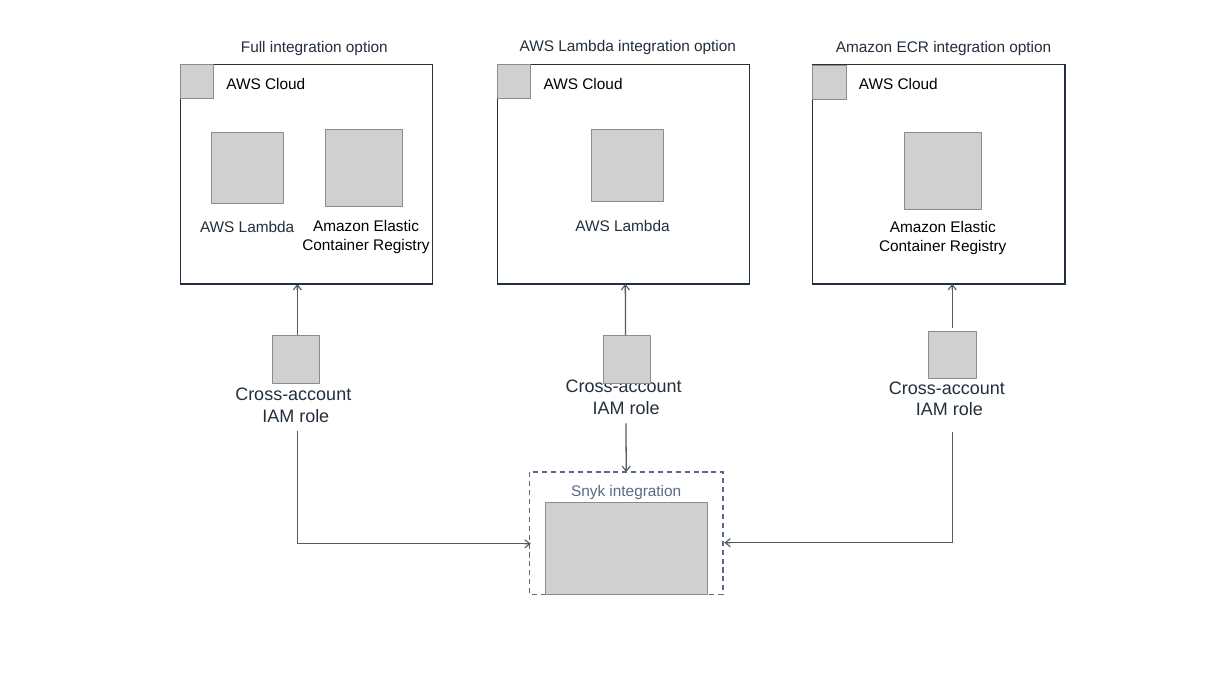
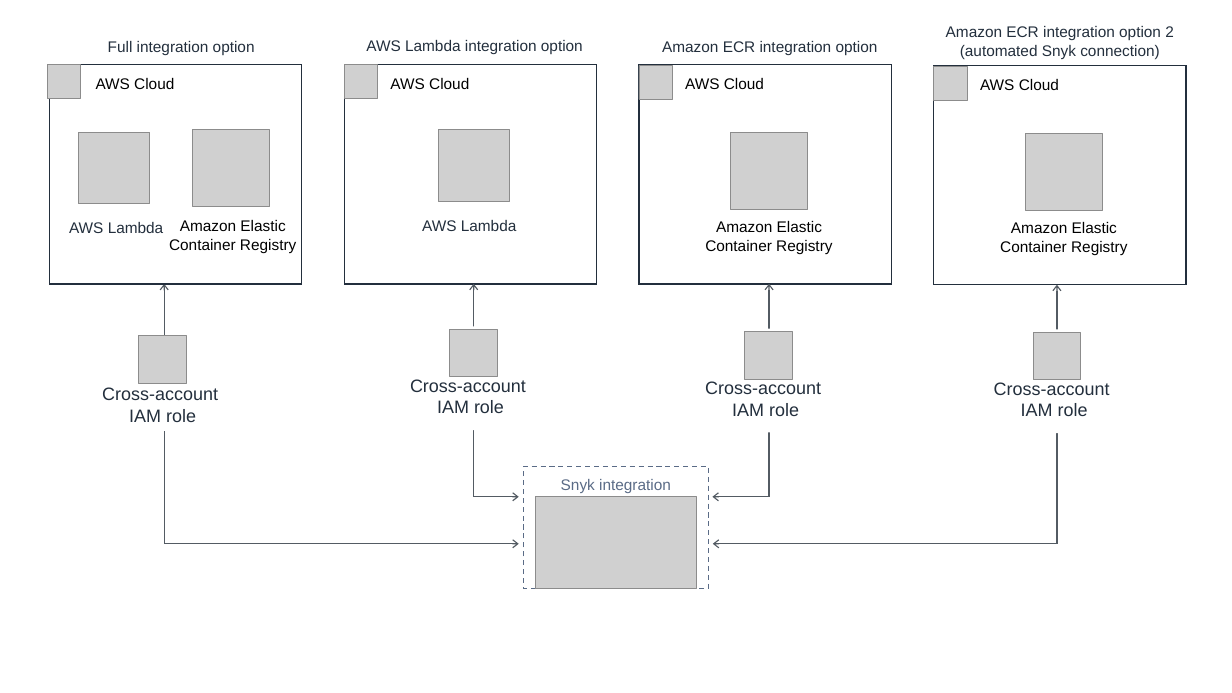
Before and after one commit to aws-quickstart/quickstart-snyk-security, a slide deck: slide 1 of docs/images/snyk-security-architecture-diagram.pptx. Drawn at 1232x693 pixels with LibreOffice and Linux fonts; fonts in the diff are those of the drawing; grey boxes stand for pictures. Boxes give left, top, right and bottom in pixels: in the first picture for what was removed or moved away, otherwise in the second. Text is boxed around its words. In the diff, an @@ line names an element or a change of style, - is before the commit and + after.

Commit message:
Update architecture diagram with new option.

```diff
--- a/docs/images/snyk-security-architecture-diagram.pptx
+++ b/docs/images/snyk-security-architecture-diagram.pptx
@@ text added at (946, 26, 1174, 59), 12 pt, text #232F3D @@
+Amazon ECR integration option 2 (automated Snyk connection)
@@ 4 pictures, 3 texts: place and size @@
-4 pictures, 3 texts at (180, 41, 429, 422)
+4 pictures, 3 texts at (47, 41, 296, 422)
@@ 2 pictures, 2 texts, 1 rectangle: place and size @@
-2 pictures, 2 texts, 1 rectangle at (813, 41, 1066, 284)
+2 pictures, 2 texts, 1 rectangle at (640, 41, 892, 284)
@@ rectangle "AWS Cloud": place and size @@
-rectangle "AWS Cloud" at (180, 65, 433, 284)
+rectangle "AWS Cloud" at (49, 65, 301, 284)
@@ picture: place and size @@
-picture at (497, 65, 531, 98)
+picture at (345, 65, 378, 98)
@@ rectangle "AWS Cloud": place and size @@
-rectangle "AWS Cloud" at (497, 65, 750, 284)
+rectangle "AWS Cloud" at (345, 65, 597, 284)
@@ rectangle added at (934, 66, 1187, 285), outline #232F3D 1 pt, 12 pt, text #000000 @@
+AWS Cloud
@@ picture added at (934, 67, 968, 100) @@
@@ picture added at (1026, 133, 1103, 210) @@
@@ text "AWS Lambda": place and size @@
-text "AWS Lambda" at (200, 221, 295, 232)
+text "AWS Lambda" at (69, 222, 164, 233)
@@ text added at (1000, 222, 1127, 255), 12 pt, text #000000 @@
+Amazon Elastic
+Container Registry
@@ freeform shape: place and size @@
-freeform shape at (298, 284, 531, 543)
+freeform shape at (165, 284, 519, 543)
@@ freeform shape added at (474, 284, 519, 496), outline #535B63 1 pt @@
@@ double arrow removed from (627, 472) to (626, 284) @@
@@ freeform shape: place and size @@
-freeform shape at (725, 284, 953, 543)
+freeform shape at (713, 284, 769, 496)
@@ freeform shape added at (713, 285, 1056, 543), outline #535B63 1 pt @@
@@ rectangle added at (470, 326, 534, 430), fill #FFFFFF @@
@@ 1 picture, 1 text, 1 rectangle: place and size @@
-1 picture, 1 text, 1 rectangle at (889, 328, 1014, 432)
+1 picture, 1 text, 1 rectangle at (705, 329, 830, 433)
@@ rectangle added at (1055, 329, 1118, 433), fill #FFFFFF @@
@@ picture: place and size @@
-picture at (604, 335, 651, 383)
+picture at (450, 330, 497, 377)
@@ picture added at (1033, 333, 1080, 380) @@
@@ rectangle added at (1055, 335, 1118, 438), fill #FFFFFF @@
@@ 3 texts, 1 picture, 1 rectangle: place and size @@
-3 texts, 1 picture, 1 rectangle at (520, 40, 736, 432)
+3 texts, 1 picture, 1 rectangle at (366, 40, 583, 432)
@@ text added at (994, 382, 1110, 416), 14 pt, text #232F3D @@
+Cross-account
+IAM role
@@ rectangle "Snyk integration": place and size @@
-rectangle "Snyk integration" at (530, 472, 724, 594)
+rectangle "Snyk integration" at (524, 467, 709, 589)
@@ picture: place and size @@
-picture at (545, 503, 707, 594)
+picture at (535, 497, 697, 589)
```
Also in this commit, not shown: 1 other file.
